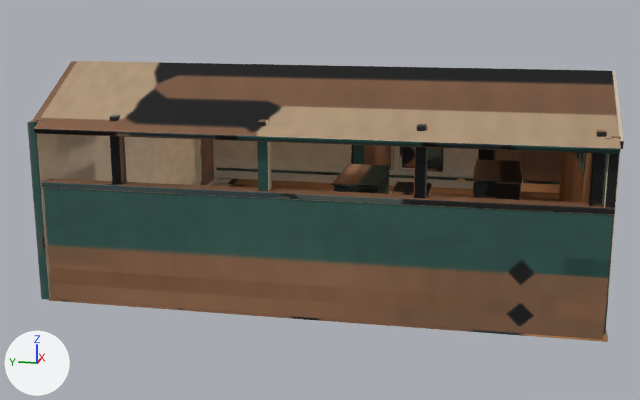
The glTF model public/room-art/compaii-atelier/gallery-sealed.glb: old version first, new version second.
Camera for both pictures: a 50 mm camera at (-22.8, -3.57, 6.77) aimed at (-0.58, 0.87, 1.21). Arrows for +X, +Y and +Z are at lower left; the lights stay in place. The picture after the commit comes second. Vertices at exactly the same position are counted once.

Objects in the first picture: 'VIS · Collection gallery'.
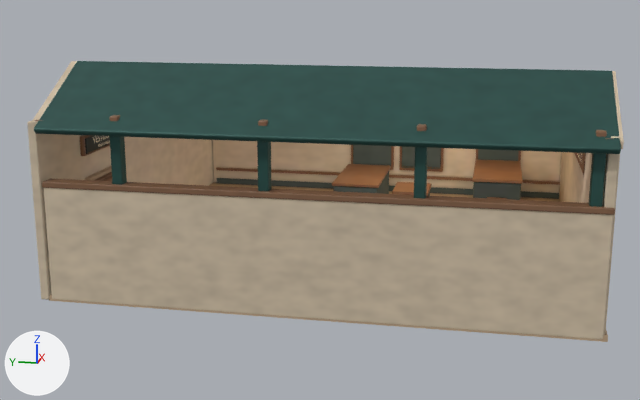
Commit message: Finish the gallery foyer threshold in both access variants

Pixel boxes [x1, y1, x2, y2] of what changed, in the pictures (640 x 400 px):
part 1 of me_cube_194, added (mostly hidden): after [96, 172, 112, 181]
part 2 of me_cube_194, added: after [85, 136, 110, 154]
part 3 of me_cube_194, added: after [80, 135, 112, 180]
part 4 of me_cube_194, surface changed: [27, 61, 624, 342] in both

The change, as a list of edits to the scene's bpy script:
```text
Add mat_foyer_sign_ivory:
    mat_foyer_sign_ivory = principled_material('Foyer sign ivory')
    mat_foyer_sign_ivory.base_color = (0.84, 0.72, 0.53)  # beige #ecddc0
    mat_foyer_sign_ivory.roughness = 0.75
    mat_foyer_sign_ivory.emission_color = (0.101, 0.0864, 0.0636)  # brown #595347
    mat_foyer_sign_ivory.emission_strength = 1.0
Change me_cube_194:
    used by ob_vis___collection_gallery; location = (0.0, 0.0, 0.0)
    remove me_cube_194.from_pydata(...)  # 7316 vertices, 14328 faces; spans x -6.11..5.92, y -5.89..6.06, z -0.03..5.03
    add me_cube_194.from_pydata(...)  # 9960 vertices, 19524 faces; spans x -6.11..5.92, y -5.89..6.06, z -0.03..5.03
    me_cube_194 part 1: the loose piece of 96 vertices spanning x -5.92..5.92, y 5.86..6.06, z 0.0..3.93 is copied, and the copy is scaled about its middle by (0.124, 0.572, 0.532), then moved by (-3.0, -0.26, -0.81), in mat_dark_oiled_oak; it spans x -3.74..-2.26, y 5.64..5.76, z 0.1..2.2
    me_cube_194 part 2: the loose piece of 96 vertices spanning x -5.92..5.92, y 5.86..6.06, z 0.0..3.93 is copied, and the copy is scaled about its middle by (0.159, 0.149, 0.0898), then moved by (-3.0, -0.22, 1.11), in mat_blue_gunmetal; it spans x -3.95..-2.05, y 5.72..5.76, z 2.89..3.26
    me_cube_194 part 3: 1504 vertices added at x -4.01..-1.99, y 5.58..5.89, z 0.09..3.31
    me_cube_194 part 4: 14328 kept faces spanning x -6.11..5.92, y -5.89..6.06, z -0.03..5.03 get new texture (UV) coordinates
    other edits to the shape of me_cube_194 do not show in these pictures
    add me_cube_194.materials.append(mat_foyer_sign_ivory)  # beige #ecddc0
```
